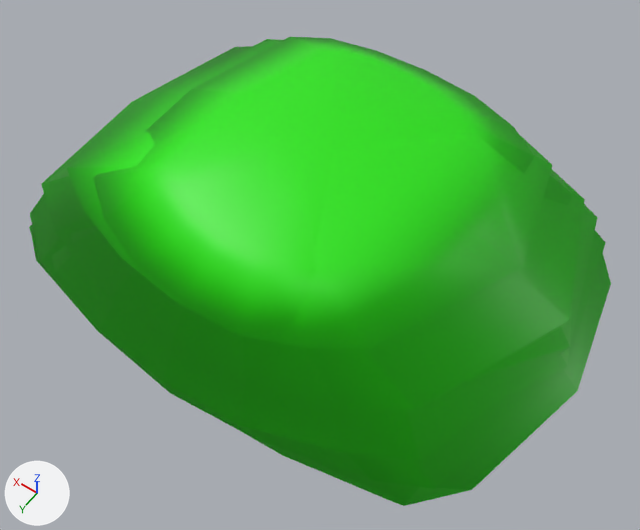
One commit to the glTF model 3d assets/buisson.glb: the scene before it, then after it.
Camera for both pictures: a camera (50 mm lens) standing at (-1.024, 1.416, 2.227) and looking at (-0.083, 0.099, 0.157). Arrows for +X, +Y and +Z are at lower left; the lights stay in place. Where no turn or scale is listed for an object, it has been applied to the vertices. Vertices at the same position are counted once.

The first picture shows 'buisson.001', 'buisson.002'.
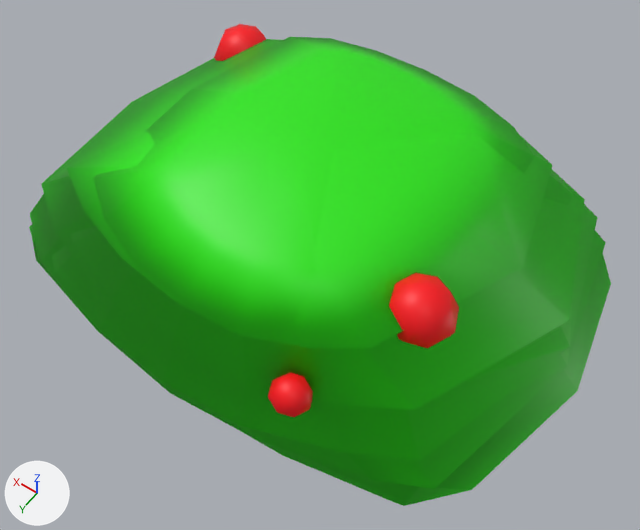
Boxes [x1, y1, x2, y2] around the edits, measured in the pictures (640 x 530 px):
```json
{"object": "buisson.002", "change": "reshaped", "before": [29, 39, 611, 506], "after": [29, 24, 611, 506]}
{"part": 1, "of": "me_cylinder_001", "change": "added", "after": [268, 373, 313, 417], "on screen": "red"}
{"part": 2, "of": "me_cylinder_002", "change": "added", "after": [389, 273, 459, 348], "on screen": "red"}
{"part": 3, "of": "me_cylinder_002", "change": "added", "after": [214, 24, 266, 61], "on screen": "red"}
```

Scene script edits in JSON lines:
```json
{"op": "add", "block": "mat_fruit", "code": ["mat_fruit = principled_material('fruit')", "mat_fruit.base_color = (1.0, 0.0, 0.00538)  # red #ff0010"]}
{"block": "me_cylinder_001", "where": "# used by ob_buisson_001; location = (0.0, 0.0, 0.0)"}
{"op": "remove", "block": "me_cylinder_001", "code": "me_cylinder_001.from_pydata(...)  # 178 vertices, 352 faces; spans x -0.83..0.79, y -0.7..0.68, z -0.02..0.56"}
{"op": "add", "block": "me_cylinder_001", "code": "me_cylinder_001.from_pydata(...)  # 230 vertices, 448 faces; spans x -0.83..0.79, y -0.7..0.68, z -0.02..0.56"}
{"block": "me_cylinder_001", "change": "me_cylinder_001 part 1: a new loose piece of 26 vertices spanning x -0.39..-0.28, y 0.52..0.63, z 0.27..0.39, in mat_fruit (red #ff0010)"}
{"op": "add", "block": "me_cylinder_001", "code": "me_cylinder_001.materials.append(mat_fruit)  # red #ff0010"}
{"block": "me_cylinder_002", "where": "me_cylinder_002.from_pydata(...)  # 178 vertices, 352 faces; spans x -0.88..0.89, y -0.71..0.68, z -0.03..0.57"}
{"block": "me_cylinder_002", "where": "# used by ob_buisson_002; location = (0.0, 0.0, 0.0)"}
{"block": "me_cylinder_002", "change": "me_cylinder_002 part 2: a new loose piece, a UV sphere (8 segments, 4 rings, poles along z) spanning x -0.59..-0.38, y 0.13..0.33, z 0.29..0.5, in mat_fruit (red #ff0010)"}
{"block": "me_cylinder_002", "change": "me_cylinder_002 part 3: a new loose piece, a UV sphere (8 segments, 4 rings, poles along z) spanning x 0.5..0.71, y -0.52..-0.31, z 0.18..0.38, in mat_fruit (red #ff0010)"}
{"op": "add", "block": "me_cylinder_002", "code": "me_cylinder_002.materials.append(mat_fruit)  # red #ff0010"}
```
